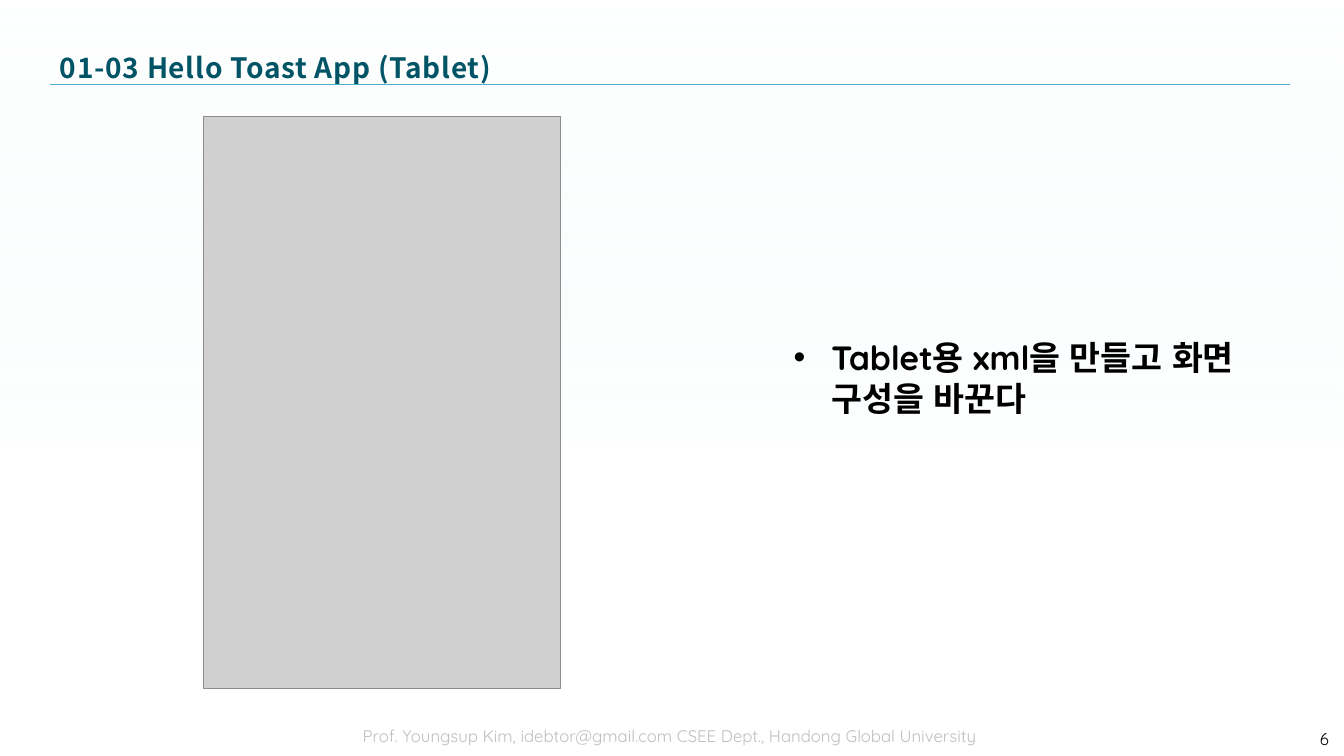
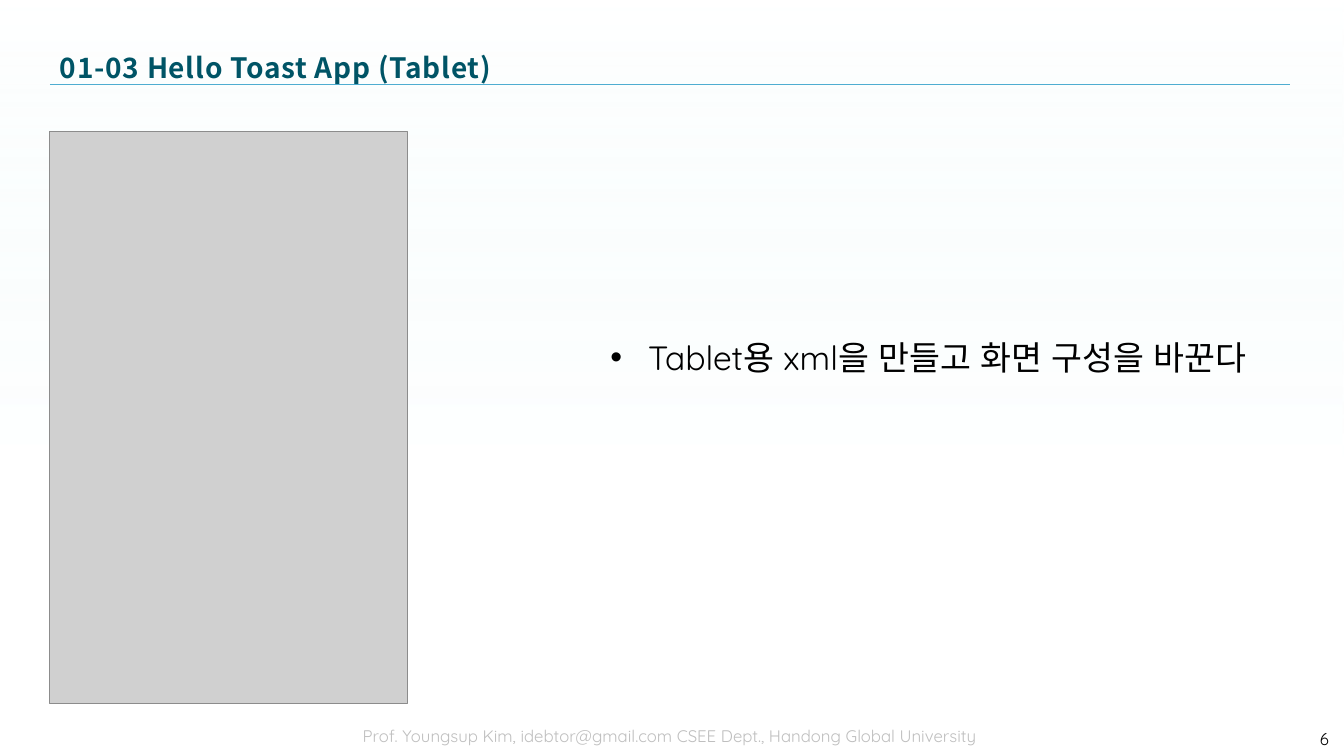
Before and after one commit to tae7841/HuStarAS, a slide deck: slide 6 of ppts/Day_2.pptx. Drawn at 1344x756 pixels with LibreOffice and Linux fonts; fonts in the diff are those of the drawing; grey boxes stand for pictures; background and template pictures are left out. Boxes give left, top, right and bottom in pixels: in the first picture for what was removed or moved away, otherwise in the second. Text is boxed around its words. In the diff, an @@ line names an element or a change of style, - is before the commit and + after.

```diff
--- a/ppts/Day_2.pptx
+++ b/ppts/Day_2.pptx
@@ picture: place and size @@
-picture at bbox=[204, 117, 561, 689]
+picture at bbox=[50, 132, 407, 704]
@@ text "Tablet용 xml을 만들고 화면 구성을 ...": place and size @@
-text "Tablet용 xml을 만들고 화면 구성을 ..." at bbox=[831, 342, 1234, 414]
+text "Tablet용 xml을 만들고 화면 구성을 ..." at bbox=[648, 342, 1247, 373]
@@ text "Tablet용 xml을 만들고 화면 구성을 ..." at bbox=[648, 342, 1247, 373]: bold off @@
```
Also in this commit, not shown: 2 other slides changed.
